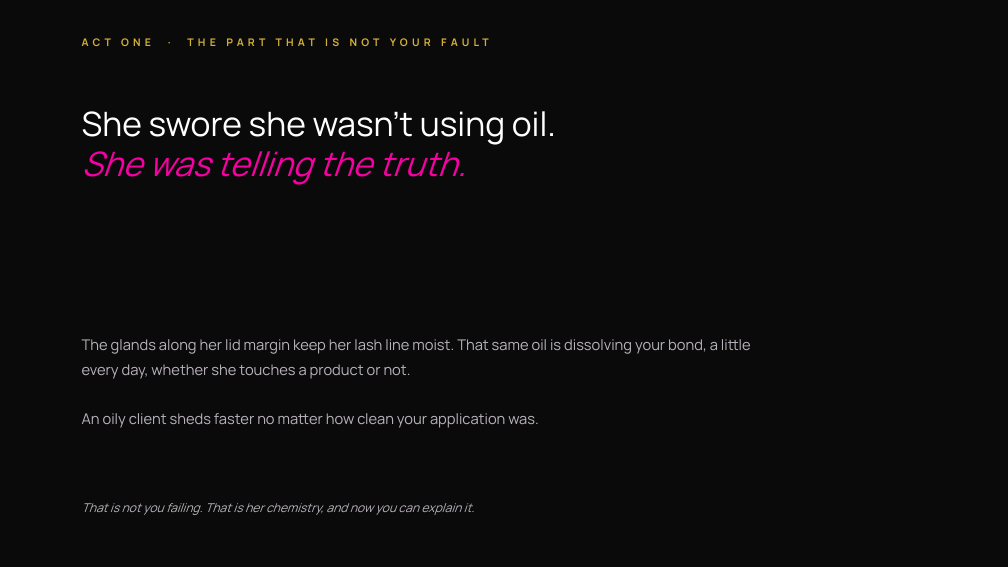
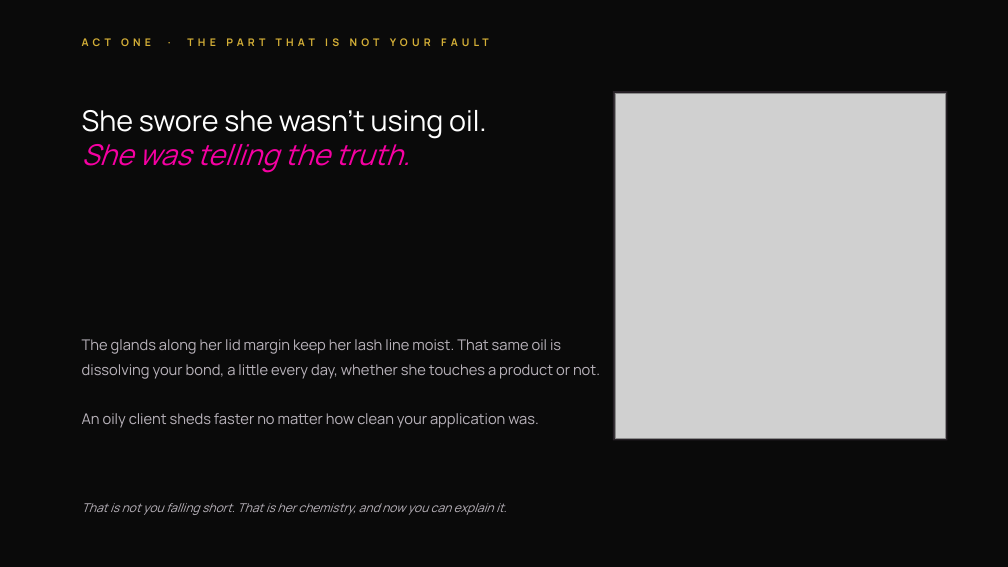
Before and after one commit to destynibeauty-creator/RLU-OFFER, a slide deck: slide 16 of slides/The-Retention-Room.pptx (slide 12 before the commit). Drawn at 1008x567 pixels with LibreOffice and Linux fonts; fonts in the diff are those of the drawing; grey boxes stand for pictures. Boxes give left, top, right and bottom in pixels: in the first picture for what was removed or moved away, otherwise in the second. Text is boxed around its words. In the diff, an @@ line names an element or a change of style, - is before the commit and + after.

```diff
--- a/slides/The-Retention-Room.pptx
+++ b/slides/The-Retention-Room.pptx
@@ text "She swore she wasn't using ..." at [82, 110, 487, 173]: size 48 to 41 pt; line spacing 56.6pt to 48.4pt @@
@@ rectangle added at [613, 91, 948, 440], fill #262026 @@
@@ picture added at [615, 93, 946, 438] @@
@@ text "The glands along her lid ..." rewrapped from [82, 339, 751, 428] to [82, 339, 600, 428] @@
@@ text at [82, 503, 507, 515]: text changed @@
-That is not you failing. That is her chemistry, and now you can explain it.
+That is not you falling short. That is her chemistry, and now you can explain it.
```
Also in this commit, not shown: 18 other slides changed, 7 slides added, 1 slide removed, 26 other files.
